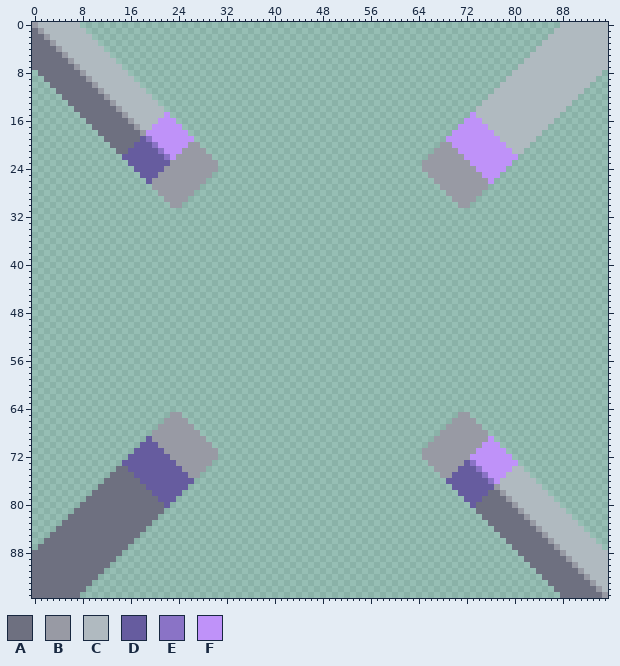
File history of a sprite sheet, core/assets-raw/sprites/blocks/payload/payload-loader-top.png. That is the earlier state.
The file is 96x96 pixels.
Palette (. is transparent): A #6e7080  B #989aa4  C #b0bac0  D #665c9f  E #8a73c6  F #bf92f9
Pixels before, first column x 0:
 0 BCCCCCCC................................................................................CCCCCCCC
 1 ABCCCCCCC..............................................................................CCCCCCCCC
 2 AABCCCCCCC............................................................................CCCCCCCCCC
 3 AAABCCCCCCC..........................................................................CCCCCCCCCCC
 4 AAAABCCCCCCC........................................................................CCCCCCCCCCCC
 5 AAAAABCCCCCCC......................................................................CCCCCCCCCCCCC
 6 AAAAAABCCCCCCC....................................................................CCCCCCCCCCCCCC
 7 AAAAAAABCCCCCCC..................................................................CCCCCCCCCCCCCCC
 8 .AAAAAAABCCCCCCC................................................................CCCCCCCCCCCCCCC.
 9 ..AAAAAAABCCCCCCC..............................................................CCCCCCCCCCCCCCC..
10 ...AAAAAAABCCCCCCC............................................................CCCCCCCCCCCCCCC...
11 ....AAAAAAABCCCCCCC..........................................................CCCCCCCCCCCCCCC....
12 .....AAAAAAABCCCCCCC........................................................CCCCCCCCCCCCCCC.....
13 ......AAAAAAABCCCCCCC......................................................CCCCCCCCCCCCCCC......
14 .......AAAAAAABCCCCCCC....................................................CCCCCCCCCCCCCCC.......
15 ........AAAAAAABCCCCCCF..................................................FCCCCCCCCCCCCCC........
16 .........AAAAAAABCCCCFFF................................................FFFCCCCCCCCCCCC.........
17 ..........AAAAAAABCCFFFFF..............................................FFFFFCCCCCCCCCC..........
18 ...........AAAAAAABFFFFFFF............................................FFFFFFFCCCCCCCC...........
19 ............AAAAAADEFFFFFFF..........................................FFFFFFFFFCCCCCC............
20 .............AAAADDDEFFFFFBB........................................BBFFFFFFFFFCCCC.............
21 ..............AADDDDDEFFFBBBB......................................BBBBFFFFFFFFFCC..............
22 ...............DDDDDDDEFBBBBBB....................................BBBBBBFFFFFFFFF...............
23 ................DDDDDDDBBBBBBBB..................................BBBBBBBBFFFFFFF................
24 .................DDDDDBBBBBBBBB..................................BBBBBBBBBFFFFF.................
25 ..................DDDBBBBBBBBB....................................BBBBBBBBBFFF..................
26 ...................DBBBBBBBBB......................................BBBBBBBBBF...................
27 ....................BBBBBBBB........................................BBBBBBBB....................
28 .....................BBBBBB..........................................BBBBBB.....................
29 ......................BBBB............................................BBBB......................
30 .......................BB..............................................BB.......................
31 ................................................................................................
32 ................................................................................................
33 ................................................................................................
34 ................................................................................................
35 ................................................................................................
36 ................................................................................................
37 ................................................................................................
38 ................................................................................................
39 ................................................................................................
40 ................................................................................................
41 ................................................................................................
42 ................................................................................................
43 ................................................................................................
44 ................................................................................................
45 ................................................................................................
46 ................................................................................................
47 ................................................................................................
48 ................................................................................................
49 ................................................................................................
50 ................................................................................................
51 ................................................................................................
52 ................................................................................................
53 ................................................................................................
54 ................................................................................................
55 ................................................................................................
56 ................................................................................................
57 ................................................................................................
58 ................................................................................................
59 ................................................................................................
60 ................................................................................................
61 ................................................................................................
62 ................................................................................................
63 ................................................................................................
64 ................................................................................................
65 .......................BB..............................................BB.......................
66 ......................BBBB............................................BBBB......................
67 .....................BBBBBB..........................................BBBBBB.....................
68 ....................BBBBBBBB........................................BBBBBBBB....................
69 ...................DBBBBBBBBB......................................BBBBBBBBBF...................
70 ..................DDDBBBBBBBBB....................................BBBBBBBBBFFF..................
71 .................DDDDDBBBBBBBBB..................................BBBBBBBBBFFFFF.................
72 ................DDDDDDDBBBBBBBB..................................BBBBBBBBFFFFFFF................
73 ...............DDDDDDDDDBBBBBB....................................BBBBBBDEFFFFFFF...............
74 ..............AADDDDDDDDDBBBB......................................BBBBDDDEFFFFFCC..............
75 .............AAAADDDDDDDDDBB........................................BBDDDDDEFFFCCCC.............
76 ............AAAAAADDDDDDDDD..........................................DDDDDDDEFCCCCCC............
77 ...........AAAAAAAADDDDDDD............................................DDDDDDDBCCCCCCC...........
78 ..........AAAAAAAAAADDDDD..............................................DDDDDAABCCCCCCC..........
79 .........AAAAAAAAAAAADDD................................................DDDAAAABCCCCCCC.........
80 ........AAAAAAAAAAAAAAD..................................................DAAAAAABCCCCCCC........
81 .......AAAAAAAAAAAAAAA....................................................AAAAAAABCCCCCCC.......
82 ......AAAAAAAAAAAAAAA......................................................AAAAAAABCCCCCCC......
83 .....AAAAAAAAAAAAAAA........................................................AAAAAAABCCCCCCC.....
84 ....AAAAAAAAAAAAAAA..........................................................AAAAAAABCCCCCCC....
85 ...AAAAAAAAAAAAAAA............................................................AAAAAAABCCCCCCC...
86 ..AAAAAAAAAAAAAAA..............................................................AAAAAAABCCCCCCC..
87 .AAAAAAAAAAAAAAA................................................................AAAAAAABCCCCCCC.
88 AAAAAAAAAAAAAAA..................................................................AAAAAAABCCCCCCC
89 AAAAAAAAAAAAAA....................................................................AAAAAAABCCCCCC
90 AAAAAAAAAAAAA......................................................................AAAAAAABCCCCC
91 AAAAAAAAAAAA........................................................................AAAAAAABCCCC
92 AAAAAAAAAAA..........................................................................AAAAAAABCCC
93 AAAAAAAAAA............................................................................AAAAAAABCC
94 AAAAAAAAA..............................................................................AAAAAAABC
95 AAAAAAAA................................................................................AAAAAAAB
And afterwards:
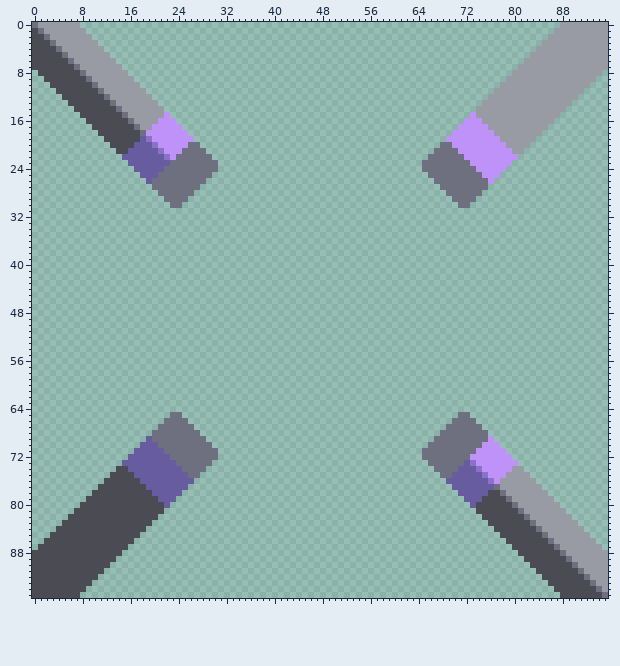
Message: More payload block recolors / Bugfixes
The edit:
colour A: #6e7080 -> #4a4b53
colour B: #989aa4 -> #6e7080
colour C: #b0bac0 -> #989aa4
Boxes around the changes in both pictures, in picture pixels (x1, y1, x2, y2):
changed: (32, 22, 218, 208)
changed: (422, 22, 608, 208)
changed: (32, 412, 218, 598)
changed: (422, 412, 608, 598)
